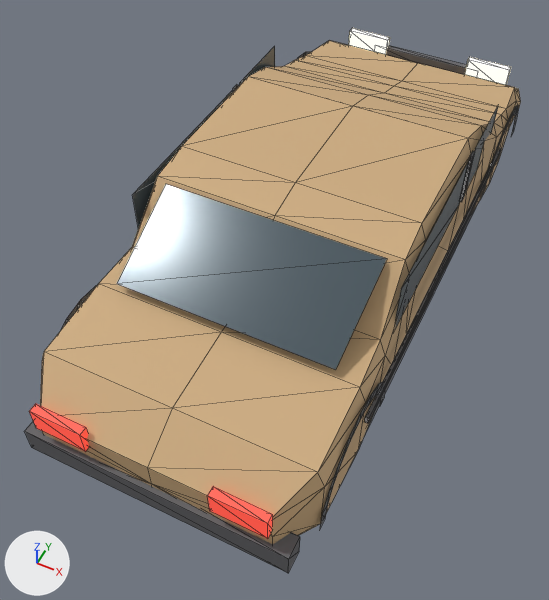
One commit to the glTF model game/assets/models/cars/zastava_boxy.glb: the scene before it, then after it.
Before and after are seen from a camera (50 mm lens) standing at (1.33, -3.32, 3.45) and looking at (-0.07, -0.5, -0.07). Lighting does not change. The marker at lower left points along +X, +Y and +Z. The first picture is the older version. Mesh edges are drawn as thin lines. Vertices at exactly the same position are counted once.

The first picture shows 'car_body'.
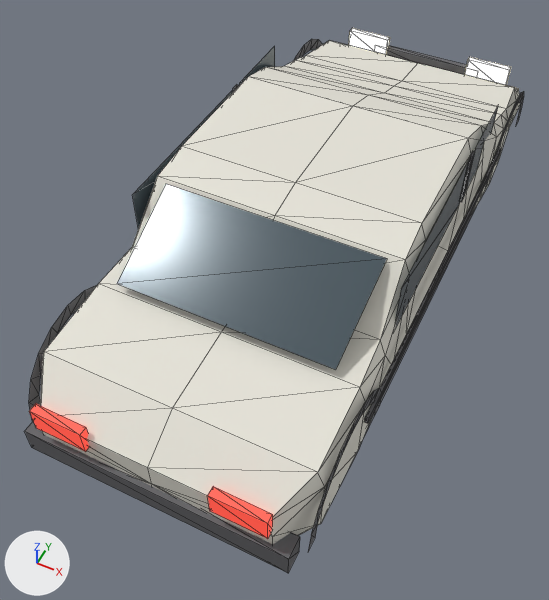
The change, as JSON lines over the scene's bpy script:
```json
{"op": "set", "path": "mat_material_0.base_color", "old": "(0.62, 0.42, 0.22)", "new": "(0.8, 0.78, 0.7)", "note": "brown #cead81 -> white #e7e5da"}
{"block": "me_mesh_0", "where": "me_mesh_0.from_pydata(...)  # 364 vertices, 532 faces; spans x -0.82..0.82, y -2.01..2.01, z -0.21..0.81"}
{"block": "me_mesh_0", "where": "# used by ob_car_body; location = (0.0, 0.0, 0.0)"}
{"block": "me_mesh_0", "change": "me_mesh_0 part 1: the loose piece of 22 vertices spanning x -0.8, y 0.92..1.78, z -0.01..0.42 is scaled about its middle by (1, 1.06, 1.07), then moved by (0.0, 0.1, 0.03)"}
{"block": "me_mesh_0", "change": "me_mesh_0 part 2: the loose piece of 22 vertices spanning x -0.8, y -1.78..-0.92, z -0.01..0.42 is scaled about its middle by (1, 1.06, 1.07), then moved by (0.0, -0.1, 0.03)"}
{"block": "me_mesh_0", "change": "me_mesh_0 part 3: the loose piece of 22 vertices spanning x 0.8, y 0.92..1.78, z -0.01..0.42 is scaled about its middle by (1, 1.06, 1.07), then moved by (0.0, 0.1, 0.03)"}
{"block": "me_mesh_0", "change": "me_mesh_0 part 4: the loose piece of 22 vertices spanning x 0.8, y -1.78..-0.92, z -0.01..0.42 is scaled about its middle by (1, 1.06, 1.07), then moved by (0.0, -0.1, 0.03)"}
```

Where the change shows, as pixel boxes [x1, y1, x2, y2] in the pictures (549 x 600 px; the box of a moved part takes in the faces that stretch with it):
```json
{"object": "car_body", "change": "recoloured, reshaped", "before": [24, 28, 521, 573], "after": [24, 28, 524, 573], "on screen": "beige to white"}
{"part": 1, "of": "me_mesh_0", "change": "moved or reshaped", "before": [297, 52, 310, 59], "after": [295, 39, 323, 60], "on screen": "mostly hidden before"}
{"part": 2, "of": "me_mesh_0", "change": "moved or reshaped", "before": [61, 285, 97, 330], "after": [29, 285, 97, 421], "on screen": "mostly hidden before"}
{"part": 3, "of": "me_mesh_0", "change": "moved or reshaped", "before": [481, 105, 518, 197], "after": [485, 91, 524, 188]}
{"part": 4, "of": "me_mesh_0", "change": "moved or reshaped", "before": [320, 381, 385, 528], "after": [308, 388, 381, 551]}
```
